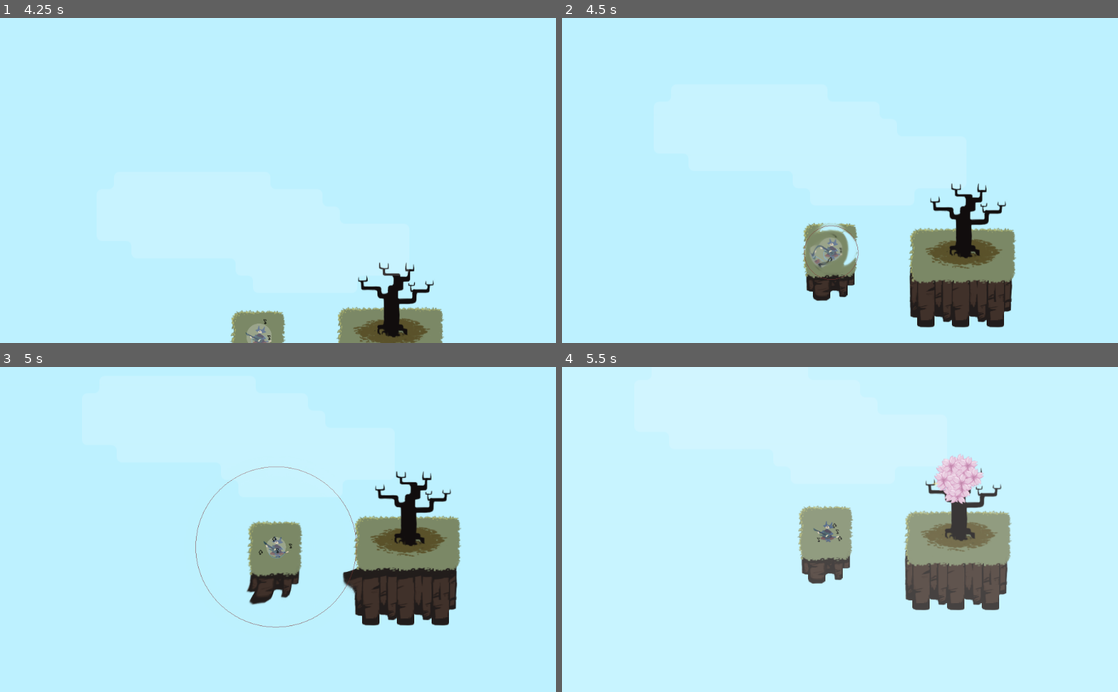
Above: before the commit, frames 1-4 (two rows, left to right).
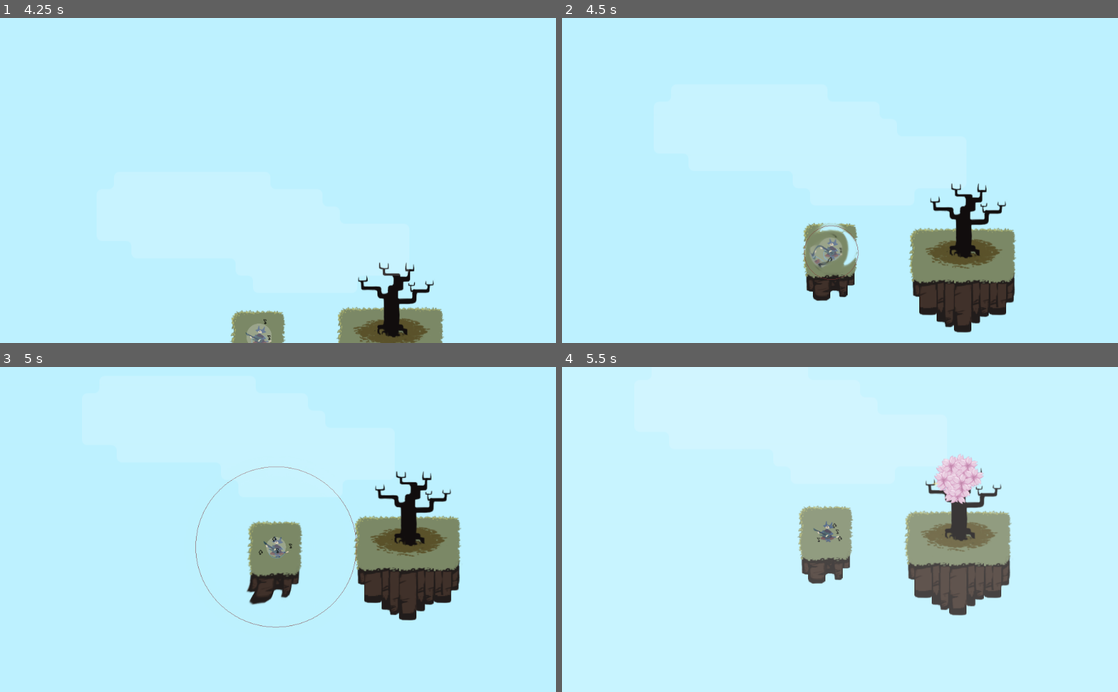
Above: after the commit, the same moments.

Repository: uspgamedev/skyjammers
Game: Godot game, scene res://menus/title/main.tscn
Two runs of this game, one before a commit and one after it. Both use one fixed random seed, a clock stepped at 60 frames per second and the inputs below. Sound files missing from this copy of the repository are replaced by a short silence.
Inputs:
- Up to frame 1 (4.25 s): hold Space (action_play) 0.53-1.28 s; tap Space (action_play) at 1.35, 3.6 s; hold Space (action_play) 2.03-2.75 s; click "0" at 2.75 s
- Up to frame 2 (4.5 s): hold Space (action_play) from 4.28 s (still down)
- Up to frame 3 (5 s): keep holding Space (action_play)
- Up to frame 4 (5.5 s): release Space (action_play) at 5.03 s; tap Space (action_play) at 5.1 s

Frame 1 is identical in both runs. In frame 2, 1.1% of the frame differs, in the area x 62-82%, y 76-97%; in frame 3, 1.6%, in the area x 61-83%, y 59-80%; in frame 4, 0.9%.

Commit message:
Fix stage 00

Diff:
--- a/game/stages/stage00.tscn
+++ b/game/stages/stage00.tscn
@@ -13,7 +13,7 @@
 
 [node name="Under" parent="Instruments/Island" index="0"]
 
-tile_data = PoolIntArray( 196602, 64, 0, 196603, 65, 0, 196604, 66, 0, 196605, 67, 0, 131072, 76, 0, 131073, 77, 0, 131074, 78, 0, 131075, 77, 0, 131076, 78, 0, 131077, 97, 0, 131078, 79, 0, 262138, 68, 0, 262139, 69, 0, 262140, 70, 0, 262141, 71, 0, 196608, 84, 0, 196609, 85, 0, 196610, 86, 0, 196611, 81, 0, 196612, 82, 0, 196613, 102, 0, 196614, 87, 0, 262144, 88, 0, 262145, 89, 0, 262146, 90, 0, 262147, 89, 0, 262148, 90, 0, 262149, 101, 0, 262150, 91, 0, 327681, 93, 0, 327682, 94, 0, 327683, 93, 0, 327684, 94, 0, 327685, 93, 0 )
+tile_data = PoolIntArray( 196602, 64, 0, 196603, 65, 0, 196604, 66, 0, 196605, 67, 0, 262138, 68, 0, 262139, 69, 0, 262140, 70, 0, 262141, 71, 0 )
 
 [node name="Under2" parent="Instruments/Island" index="1"]
 
@@ -27,6 +27,10 @@
 
 position = Vector2( -60, 0 )
 
+[node name="Under" parent="Instruments/Island2" index="0"]
+
+tile_data = PoolIntArray( 131074, 64, 0, 131075, 77, 0, 131076, 78, 0, 131077, 97, 0, 131078, 98, 0, 131079, 98, 0, 131080, 99, 0, 196610, 68, 0, 196611, 81, 0, 196612, 86, 0, 196613, 81, 0, 196614, 102, 0, 196615, 102, 0, 196616, 103, 0, 262147, 93, 0, 262148, 90, 0, 262149, 89, 0, 262150, 106, 0, 262151, 93, 0, 327684, 94, 0, 327685, 93, 0 )
+
 [node name="Under2" parent="Instruments/Island2" index="1"]
 
 tile_data = PoolIntArray( -65534, 0, 0, -65533, 1, 0, -65532, 2, 0, -65531, 1, 0, -65530, 2, 0, -65529, 1, 0, -65528, 3 …(266 unchanged characters)…
Not shown, changed: game/export_presets.cfg
